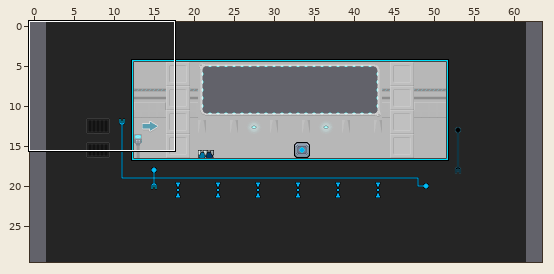
An edit to a level. Tiled map, map-src/NoobParadise_1.tmx. Above, an overview of the earlier version with the close-up marked.
Close-up. Old version:
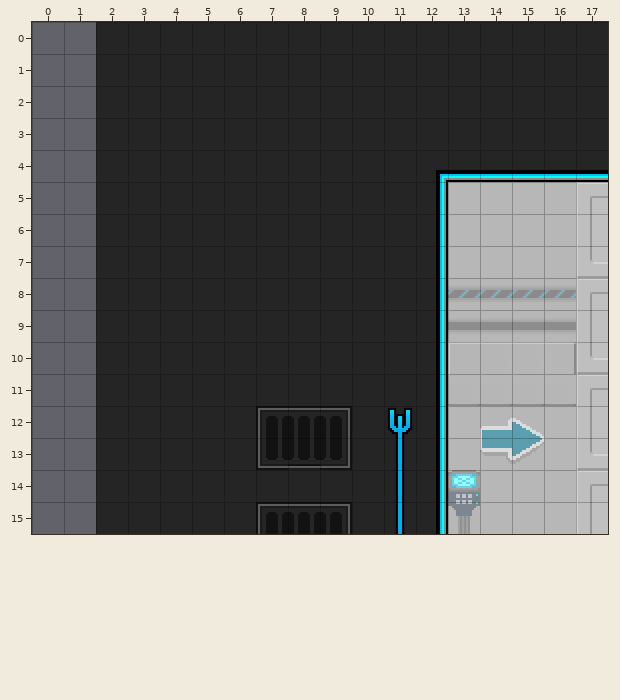
Cells are 16x16 px. Shown: x 0..17, y 0..15. The commit also changed other parts of the map, which this record leaves out. The old version is drawn lined up with the new one.
Once edited:
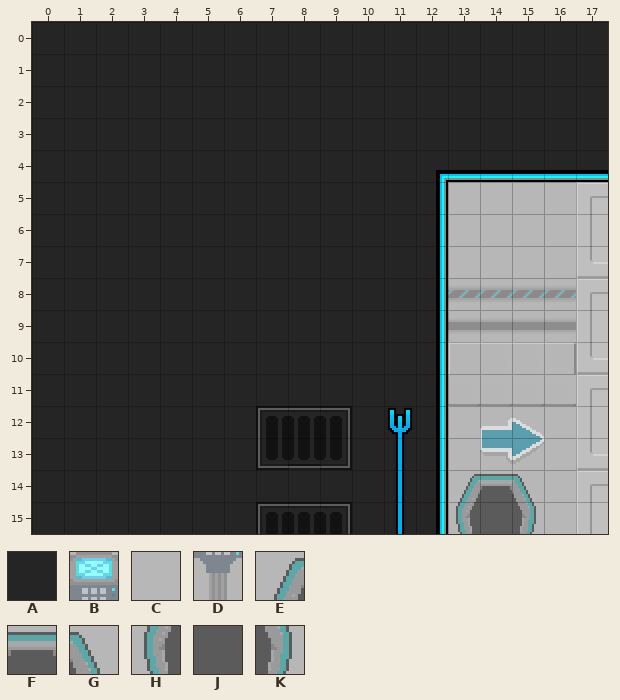
Key: from "main": A 8, B 277, C 278, D 302, E 320, F 321, G 322, H 345, J 346, K 347.
_ is an empty cell, . an unchanged one.
Diff:
map size 60x30 -> 64x30 cells (old content now starts at 2,0; both pictures use the new coordinates)
--- layer "Tile Layer 1"
@@ x 0..15 @@
- 0 __..............
- 1 __..............
- 2 __..............
- 3 __..............
- 4 __..............
- 5 __..............
- 6 __..............
- 7 __..............
- 8 __..............
- 9 __..............
-10 __..............
-11 __..............
-12 __..............
-13 __..............
-14 __...........BCC
-15 __...........DCC
+ 0 AA..............
+ 1 AA..............
+ 2 AA..............
+ 3 AA..............
+ 4 AA..............
+ 5 AA..............
+ 6 AA..............
+ 7 AA..............
+ 8 AA..............
+ 9 AA..............
+10 AA..............
+11 AA..............
+12 AA..............
+13 AA..............
+14 AA...........EFG
+15 AA...........HJK
Boxes around the changes in both close-ups, in picture pixels (x1, y1, x2, y2):
added: (32, 22, 96, 534)
changed: (448, 470, 536, 534)
